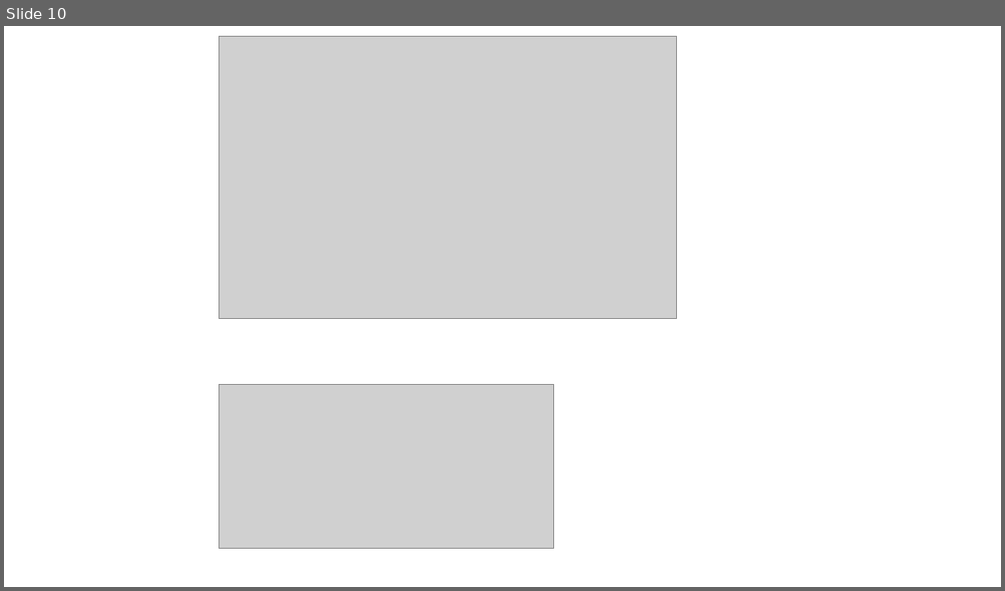
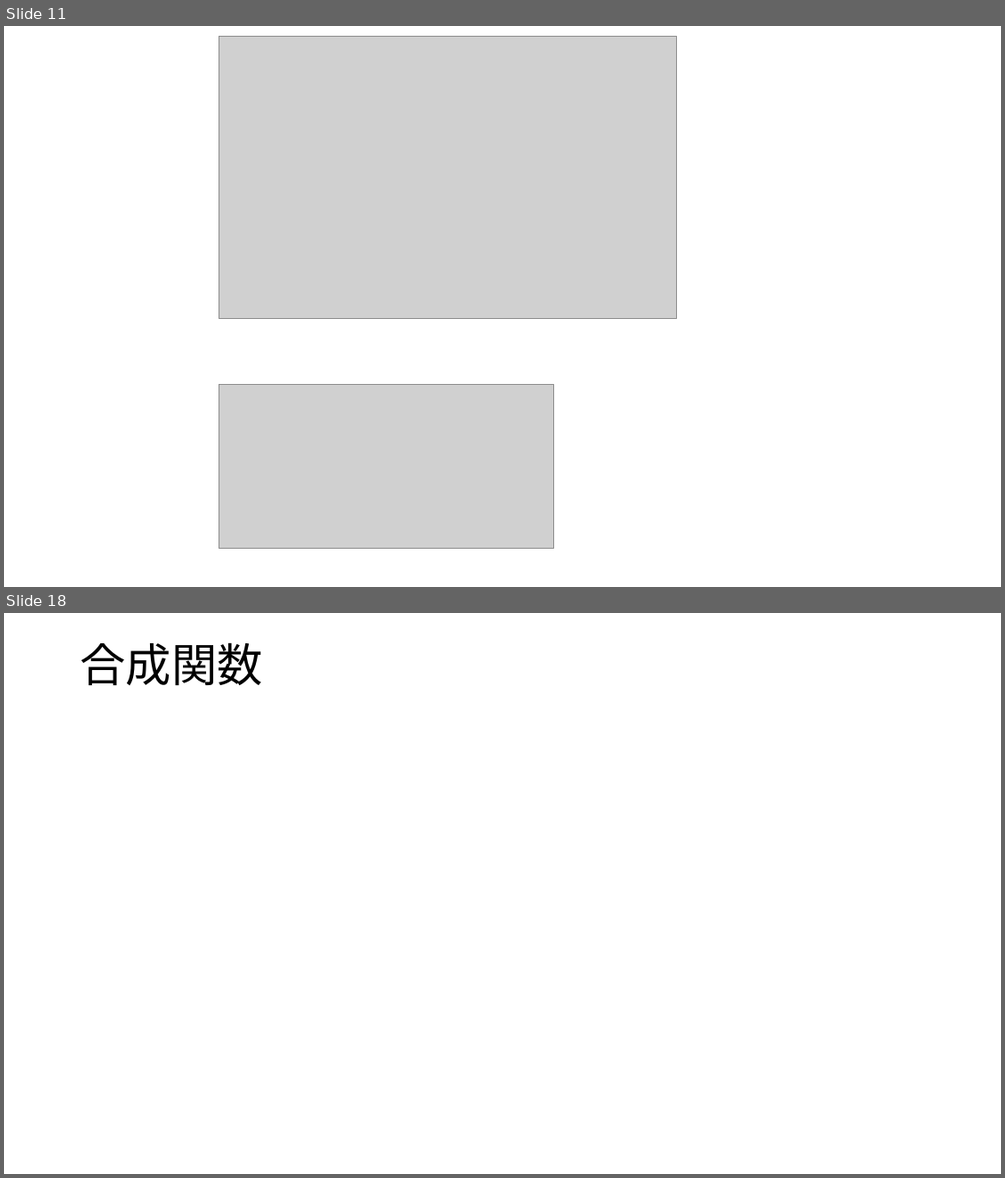
Before and after one commit to Ushiris/Rinkou, a slide deck: はじめてのディープラーニング.pptx. Shown one above the other, each under a label of ours: slide 10 before the commit, slides 11 and 18 after it; the slides between them are not shown. The pictures are 1005x591 and 1005x1178 pixels, drawn with LibreOffice and Linux fonts; fonts in the diff are those of the drawing; grey boxes stand for pictures. Boxes give left, top, right and bottom in pixels: in the first picture for what was removed or moved away, otherwise in the second. Text is boxed around its words. In the diff, an @@ line names an element or a change of style, - is before the commit and + after.

```diff
--- a/はじめてのディープラーニング.pptx
+++ b/はじめてのディープラーニング.pptx
@@ slide 18 added at (x1=4, y1=613, x2=1001, y2=1174), background #FFFFFF @@
@@ title added at (x1=80, y1=642, x2=262, y2=685), 44 pt, text #000000 @@
+合成関数
@@ what was slide 10 is now slide 11 @@
```
Also in this commit, not shown: 6 slides changed, 9 other slides added.
